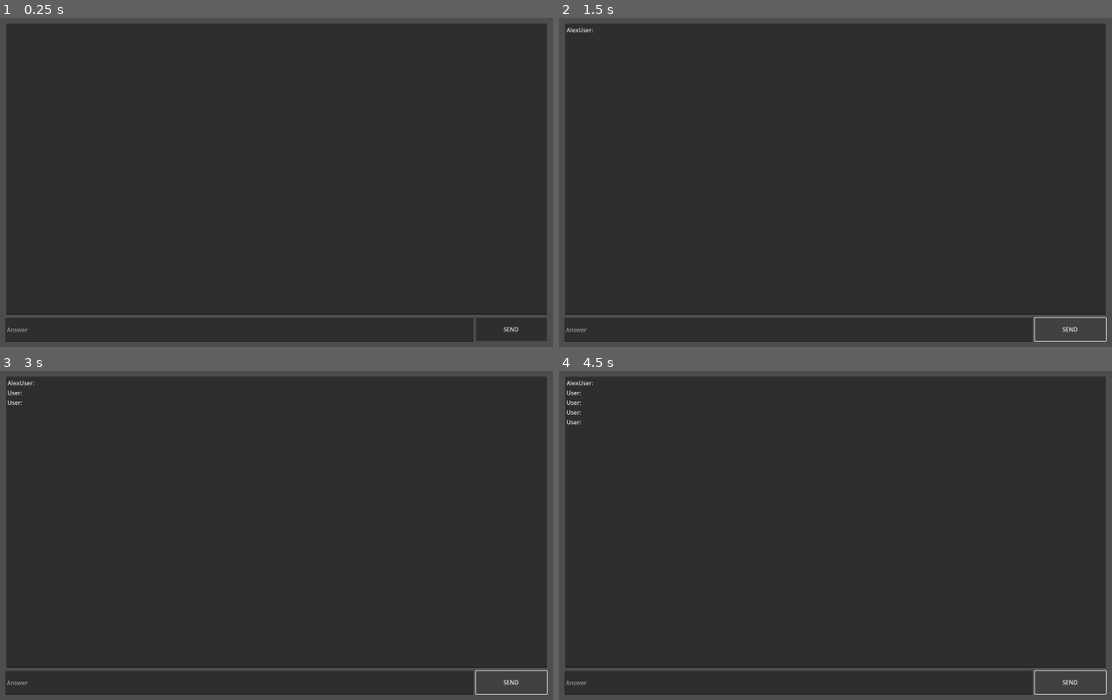
Above: before the commit, frames 1-4 (two rows, left to right).
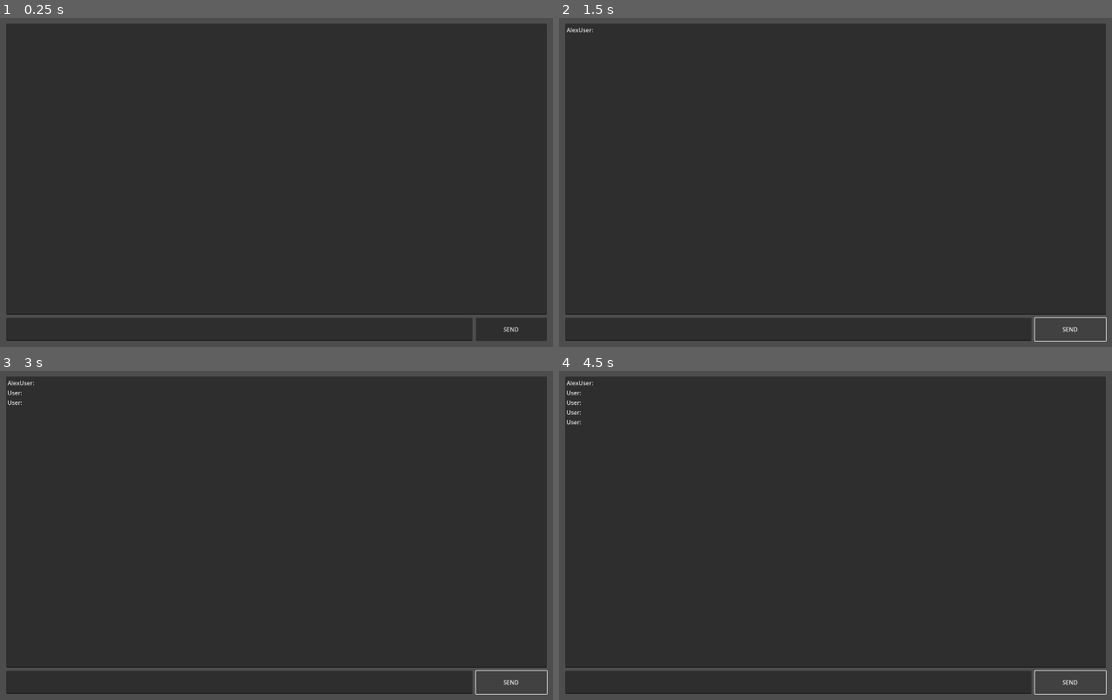
Above: after the commit, the same moments.

Repository: AmirH32/Bot-Or-Not
Game: Godot game, scene res://scenes/Chat.tscn
Two runs of this game, one before a commit and one after it. Both use one fixed random seed, a clock stepped at 60 frames per second and the inputs below. This scene is started directly instead of the project's main scene.
Inputs (mouse positions are in pixels of both pictures, inside the frame that each line leads up to):
- Up to frame 1 (0.25 s): no input
- Up to frame 2 (1.5 s): click (835, 169) at 0.52 s; type "Alex" at 0.6 s; click "SEND" at 1.25 s
- Up to frame 3 (3 s): tap Enter at 2 s; hold Right (ui_right) 2.03-2.78 s; tap Space at 2.75 s; hold Down (ui_down) from 2.78 s (still down)
- Up to frame 4 (4.5 s): tap Enter at 3.5 s; release Down (ui_down) at 3.53 s; hold Right (ui_right) 3.53-4.28 s; tap Space at 4.25 s; hold Up (ui_up) from 4.28 s (still down)

The runs differ from the first frame. In frame 1, 0.3% of the frame differs, in the area x 0-86%, y 91-99%; in frame 2, 0.3%; in frame 3, 0.3%; in frame 4, 0.3%.

Commit message:
Fixed the chat boxes

Diff:
--- a/Scripts/chat.gd
+++ b/Scripts/chat.gd
@@ -3,7 +3,7 @@
 
 # Reference the TextEdit and Answer (input field) nodes
 @onready var text_edit = $TextEdit       # Main TextEdit box
-@onready var answer_input = $Answer      # Input field (e.g., LineEdit or another TextEdit)
+@onready var answer_input = $AnswerEdit      # Input field (e.g., LineEdit or another TextEdit)
 @onready var http_request_node = $HTTPRequest # The HTTP Request node
 var prompt_count: int = 0 # initialise prompt count
 
--- a/scenes/Chat.tscn
+++ b/scenes/Chat.tscn
@@ -14,14 +14,6 @@
 offset_bottom = 243.0
 text = "SEND"
 
-[node name="Answer" type="LineEdit" parent="."]
-custom_minimum_size = Vector2(300, 50)
-offset_left = -538.0
-offset_top = 179.0
-offset_right = 752.0
-offset_bottom = 245.0
-placeholder_text = "Answer"
-
 [node name="TextEdit" type="TextEdit" parent="."]
 custom_minimum_size = Vector2(400, 500)
 offset_left = -536.0
@@ -30,6 +22,7 @@
 offset_bottom = 171.0
 size_flags_horizontal = 3
 size_flags_vertical = 3
+wrap_mode = 1
 
 [node name="Camera2D" type="Camera2D" parent="."]
 position = Vector2(198, -230)
@@ -37,4 +30,10 @@
 [node name="HTTPRequest" type="HTTPRequest" parent="."]
 script = ExtResource("2_tkvc6")
 
+[node name="AnswerEdit" type="TextEdit" parent="."]
+offset_left = -536.0
+offset_top = 179.0
+offset_right = 749.0
+offset_bottom = 243.0
+
 [connection signal="pressed" from="Send" to="." method="_on_send_pressed"]
